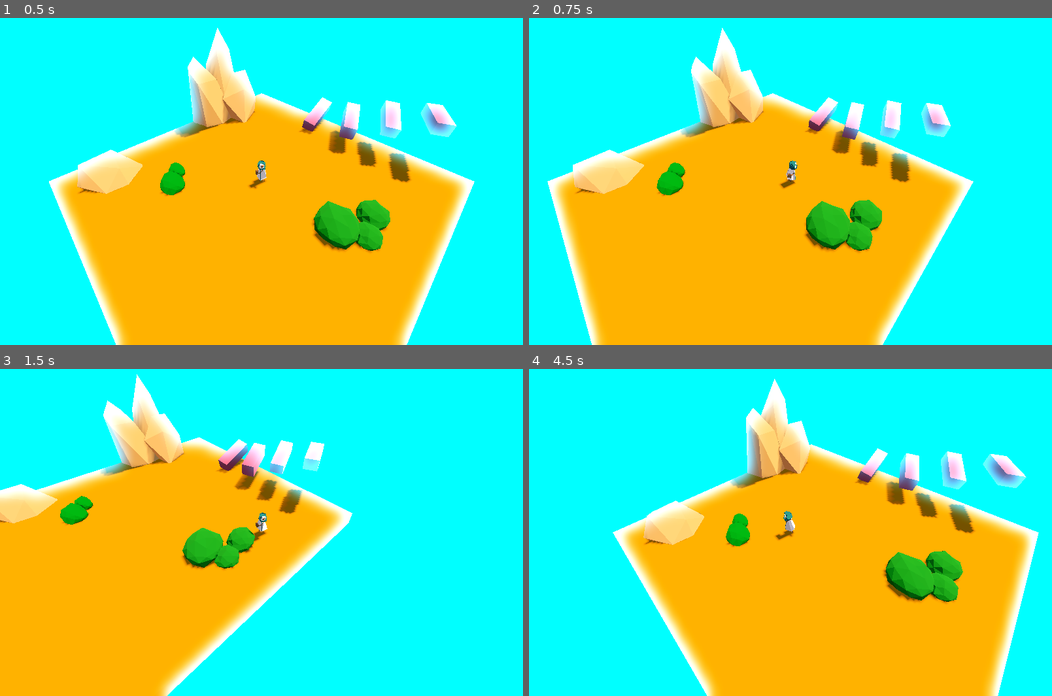
Above: before the commit, frames 1-4 (two rows, left to right).
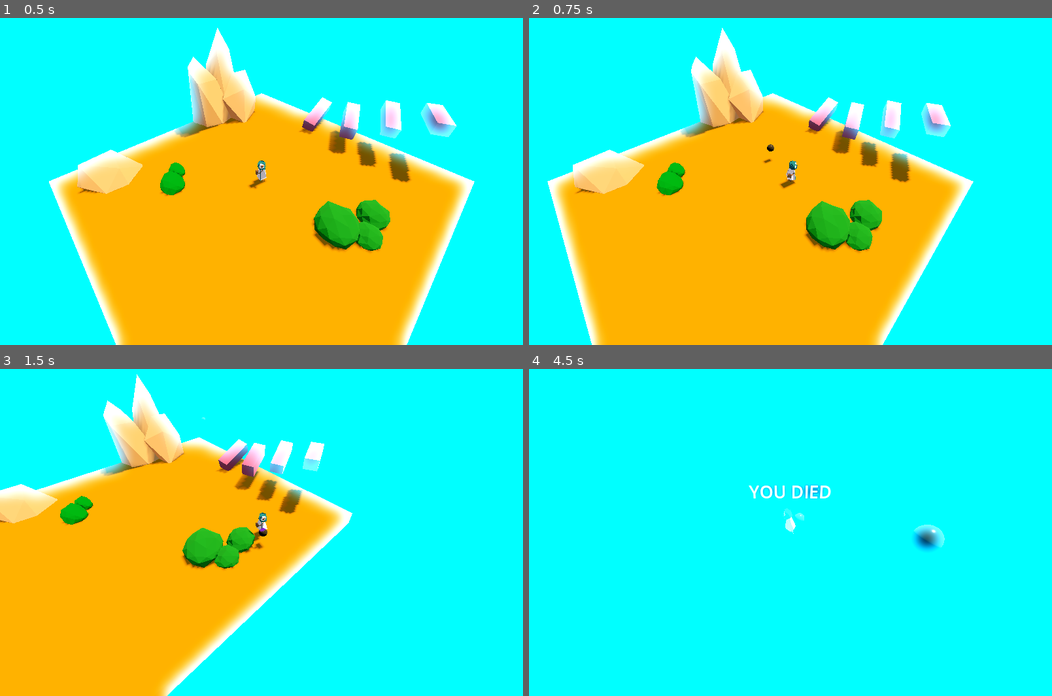
Above: after the commit, the same moments.

Repository: DeepRestGames/EcoDungeon
Game: Godot game, scene res://scenes/PrototypeScene_01.tscn
Same seed, same stepped clock (60 frames per second), same inputs: the game is played once before the commit and once after it. A sky picture missing from this copy of the repository is replaced by a grey-blue gradient.
Inputs (mouse positions are in pixels of both pictures, inside the frame that each line leads up to):
- Up to frame 1 (0.5 s): no input
- Up to frame 2 (0.75 s): tap Enter at 0.5 s; move the mouse to (905, 165) at 0.52 s; hold D (move_right) from 0.53 s (still down); click (905, 165) at 0.6 s
- Up to frame 3 (1.5 s): move the mouse to (156, 548) at 1.27 s; release D (move_right) at 1.28 s; hold S (move_down) from 1.28 s (still down); click (156, 548) at 1.35 s
- Up to frame 4 (4.5 s): move the mouse to (842, 460) at 2.02 s; release S (move_down) at 2.03 s; hold D (move_right) 2.03-2.78 s; tap Space (spacebar) at 2.1, 4.25 s; click (842, 460) at 2.3 s; move the mouse to (764, 597) at 2.77 s; hold W (move_up) 2.78-3.53 s; tap Mouse wheel up (zoom_in) at 2.85 s; click (764, 597) at 3.05 s; move the mouse to (947, 581) at 3.52 s; hold Mouse wheel down (zoom_out) 3.53-4.28 s; hold A (move_left) from 3.53 s (still down); click (947, 581) at 3.8 s; move the mouse to (633, 483) at 4.27 s; click (633, 483) at 4.35 s

Frame 1 is identical in both runs. In frame 2, less than 0.1% of the frame differs, in the area x 44-47%, y 38-45%; in frame 3, less than 0.1%; in frame 4, 49%, in the area x 16-98%, y 3-100%.

Commit message:
Projectiles (for now shot in random directions)

Diff:
--- a/project.godot
+++ b/project.godot
@@ -64,6 +64,7 @@
 shoot={
 "deadzone": 0.5,
 "events": [Object(InputEventMouseButton,"resource_local_to_scene":false,"resource_name":"","device":-1,"window_id":0,"a …(257 unchanged characters)…
+, Object(InputEventKey,"resource_local_to_scene":false,"resource_name":"","device":-1,"window_id":0,"alt_pressed":false,"shift_pressed":false,"ctrl_pressed":false,"meta_pressed":false,"pressed":false,"keycode":0,"physical_keycode":70,"key_label":0,"unicode":102,"echo":false,"script":null)
 ]
 }
 
--- a/scenes/Player.tscn
+++ b/scenes/Player.tscn
@@ -230,6 +230,15 @@
 "vertex_data": PackedByteArray(25, 152, 26, 62, 63, 217, 166, 63, 34, 135, 239, 60, 25, 152, 26, 62, 63, 217, 166, 63,  …(5023 unchanged characters)…
 }]
 blend_shape_mode = 0
+
+[sub_resource type="StandardMaterial3D" id="StandardMaterial3D_mxawu"]
+shading_mode = 0
+vertex_color_use_as_albedo = true
+albedo_color = Color(0.964706, 0.831373, 0.937255, 1)
+
+[sub_resource type="SphereMesh" id="SphereMesh_dfbda"]
+radius = 0.003
+height = 0.02
 
 [sub_resource type="Animation" id="Animation_m3dxs"]
 resource_name = "ArmatureAction"
@@ -393,7 +402,7 @@
 bones/3/rest = Transform3D(1, 0, 0, 0, 1, 0, 0, 0, 1, 0, 1.78706, 0)
 bones/3/enabled = true
 bones/3/position = Vector3(0, 1.78706, 0)
-bones/3/rotation = Quaternion(-0.0178629, 0.00551303, 0.00833741, 0.99979)
+bones/3/rotation = Quaternion(-0.0340668, 0.00751368, 0.011363, 0.999327)
 bones/3/scale = Vector3(1, 1, 1)
 bones/4/name = "upperleg.L"
 bones/4/parent = 0
@@ -501,6 +510,21 @@
 surface_material_override/1 = ExtResource("5_jk3hu")
 surface_material_override/2 = ExtResource("3_ugebt")
 
+[node name="BulletOrigin" type="Node3D" parent="PlayerModel/Armature/Skeleton3D"]
+transform = Transform3D(1, 0, 0, 0, 1, 0, 0, 0, 1, 0, 2.5629, 0)
+
+[node name="ShootParticle" type="CPUParticles3D" parent="PlayerModel/Armature/Skeleton3D/BulletOrigin"]
+material_override = SubResource("StandardMaterial3D_mxawu")
+cast_shadow = 0
+emitting = false
+amount = 10
+lifetime = 0.3
+one_shot = true
+explosiveness = 0.79
+mesh = SubResource("SphereMesh_dfbda")
+spread = 15.0
+gravity = Vector3(0, 0, 0)
+
 [node name="AnimationTree" type="AnimationTree" parent="PlayerModel"]
 libraries = {
 "": SubResource("AnimationLibrary_krws2")
@@ -527,3 +551,8 @@
 transform = Transform3D(1, 0, 0, 0, 0.707107, 0.707107, 0, -0.707107, 0.707107, 0, 10, 10)
 near = 0.001
 far = 150.0
+
+[node name="FireCooldown" type="Timer" parent="."]
+wait_time = 0.4
+one_shot = true
+autostart = true
--- /dev/null
+++ b/scenes/Projectile.tscn
@@ -0,0 +1,26 @@
+[gd_scene load_steps=5 format=3 uid="uid://pbxbwlswrgxg"]
+
+[ext_resource type="Script" path="res://scripts/Projectile.gd" id="1_noppo"]
+
+[sub_resource type="SphereShape3D" id="SphereShape3D_3uyy1"]
+radius = 0.25
+
+[sub_resource type="StandardMaterial3D" id="StandardMaterial3D_gbceu"]
+diffuse_mode = 3
+albedo_color = Color(0.447059, 0.552941, 0.529412, 1)
+metallic = 1.0
+clearcoat_enabled = true
+
+[sub_resource type="SphereMesh" id="SphereMesh_q6bo4"]
+material = SubResource("StandardMaterial3D_gbceu")
+radius = 0.25
+height = 0.5
+
+[node name="Projectile" type="CharacterBody3D"]
+script = ExtResource("1_noppo")
+
+[node name="CollisionShape3D" type="CollisionShape3D" parent="."]
+shape = SubResource("SphereShape3D_3uyy1")
+
+[node name="MeshInstance3D" type="MeshInstance3D" parent="."]
+mesh = SubResource("SphereMesh_q6bo4")
--- a/scripts/Player.gd
+++ b/scripts/Player.gd
@@ -1,6 +1,4 @@
 extends CharacterBody3D
-
-
 
 const SPEED = 10.0
 const JUMP_VELOCITY = 5.0
@@ -28,13 +26,18 @@
 @onready var animation_tree = $PlayerModel/AnimationTree
 const MOTION_INTERPOLATE_SPEED = 10
 
+# --- Shooting variables ---
+@onready var fire_cooldown = $FireCooldown
+@onready var shoot_from = player_model.get_node("Armature/Skeleton3D/BulletOrigin")
+
+# ------------------------------------
 # Get the gravity from the project settings to be synced with RigidBody nodes.
 var gravity = ProjectSettings.get_setting("physics/3d/default_gravity")
 
-#func _ready():
-	## Pre-initialize orientation transform.
-	#orientation = player_model.global_transform
-	#orientation.origin = Vector3()
+func _ready():
+	# Pre-initialize orientation transform.
+	orientation = player_model.global_transform
+	orientation.origin = Vector3()
 
 
 func _unhandled_input(event):
@@ -51,7 +54,7 @@
 
 
 func _physics_process(delta):
-	# Add the gravity.
+	# Add the gravity
 	if not is_on_floor():
 		velocity.y -= gravity * delta
 
@@ -83,7 +86,18 @@
 	else:
 		_animate(ANIMATIONS.WALK, delta)
 
-	# ---
+	# --- Shooting ---
+	if Input.is_action_just_pressed("shoot"):
+		var shoot_origin = shoot_from.global_transform.origin
+		var shoot_dir = (direction - shoot_origin).normalized()
+		# Spawn and shoot bullet
+		var bullet = preload("res://scenes/Projectile.tscn").instantiate()
+		get_parent().add_child(bullet, true)
+		bullet.global_transform.origin = shoot_origin
+		# If we don't rotate the bullets there is no useful way to control the particles ..
+		bullet.look_at(shoot_origin + shoot_dir, Vector3.UP)
+		bullet.add_collision_exception_with(self)
+
 	move_and_slide()
 
 func _animate(anim: int, delta := 0.0):
@@ -100,6 +114,14 @@
 		if not current_blend == 1:
 			var new_blend: float = min(current_blend + delta*MOTION_INTERPOLATE_SPEED, 1)
 			animation_tree["parameters/Idle2Walk/blend_amount"] = new_blend
+
+func _shoot():
+	var shoot_particle = $PlayerModel/Armature/Skeleton3D/BulletOrigin/ShootParticle
+	shoot_particle.restart()
+	shoot_particle.emitting = true
+	fire_cooldown.start()
+	#sound_effect_shoot.play()
+
 
 func _zoom(delta: float) -> void:
 	# calculate the new zoom position and clamp zoom between min and max
@@ -119,18 +141,6 @@
 	camera.position.z = new_zoom_position_z
 	camera.position.y = new_zoom_position_y
 
-
-	## calculate the new zoom rotation and clamp zoom between min and max
-	#var new_zoom_rotation_x = clamp(
-		#camera.rotation.x + zoom_rotation_speed * delta * zoom_direction,
-		#min_rotation,
-		#max_rotation
-		#)
-	#
-	## zoom
-	#camera.rotation.x = new_zoom_rotation_x
-
-
 	# stop scrolling
 	zoom_direction *= zoom_speed_damp
 	if abs(zoom_direction) <= 0.0001:
--- /dev/null
+++ b/scripts/Projectile.gd
@@ -0,0 +1,33 @@
+extends CharacterBody3D
+
+const BULLET_VELOCITY = 20
+
+var time_alive = 1.5
+var hit = false
+
+@onready var collision_shape = $CollisionShape3D
+
+
+
+
+func _physics_process(delta):
+	if hit:
+		# TODO: re-enable once it seems ok
+		queue_free()
+		return
+	time_alive -= delta
+	if time_alive < 0:
+		hit = true
+	# TODO: will need collion masks and layers to determine impact
+	var collision = move_and_collide(-delta * BULLET_VELOCITY * transform.basis.x)
+	if collision:
+		collision_shape.disabled = true
+		hit = true
+	print(hit)
+
+
+#func explode():
+	#animation_player.play("explode")
+
+func destroy():
+	queue_free()
Not shown: 1 places in scenes/Player.tscn that only renumber resources
